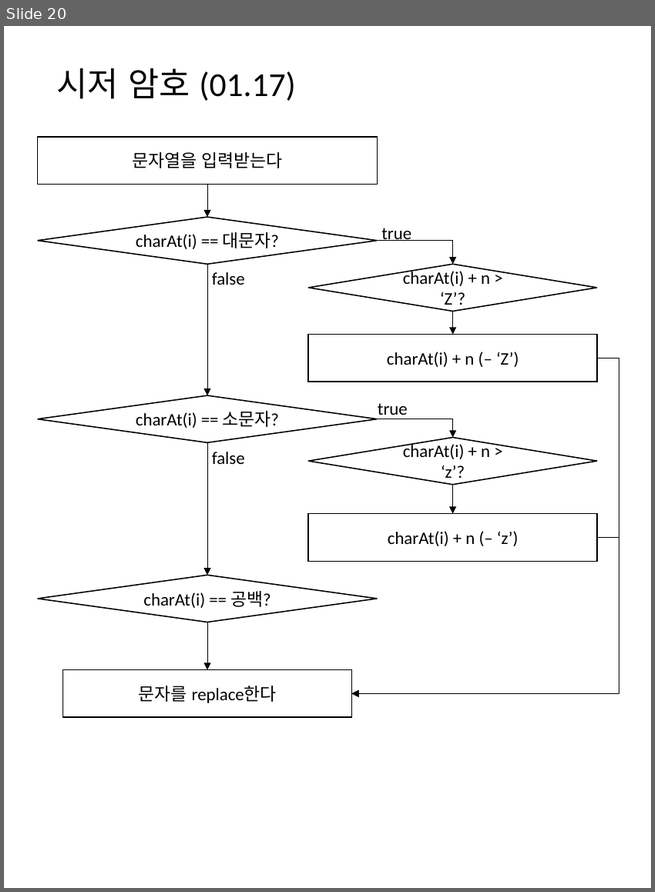
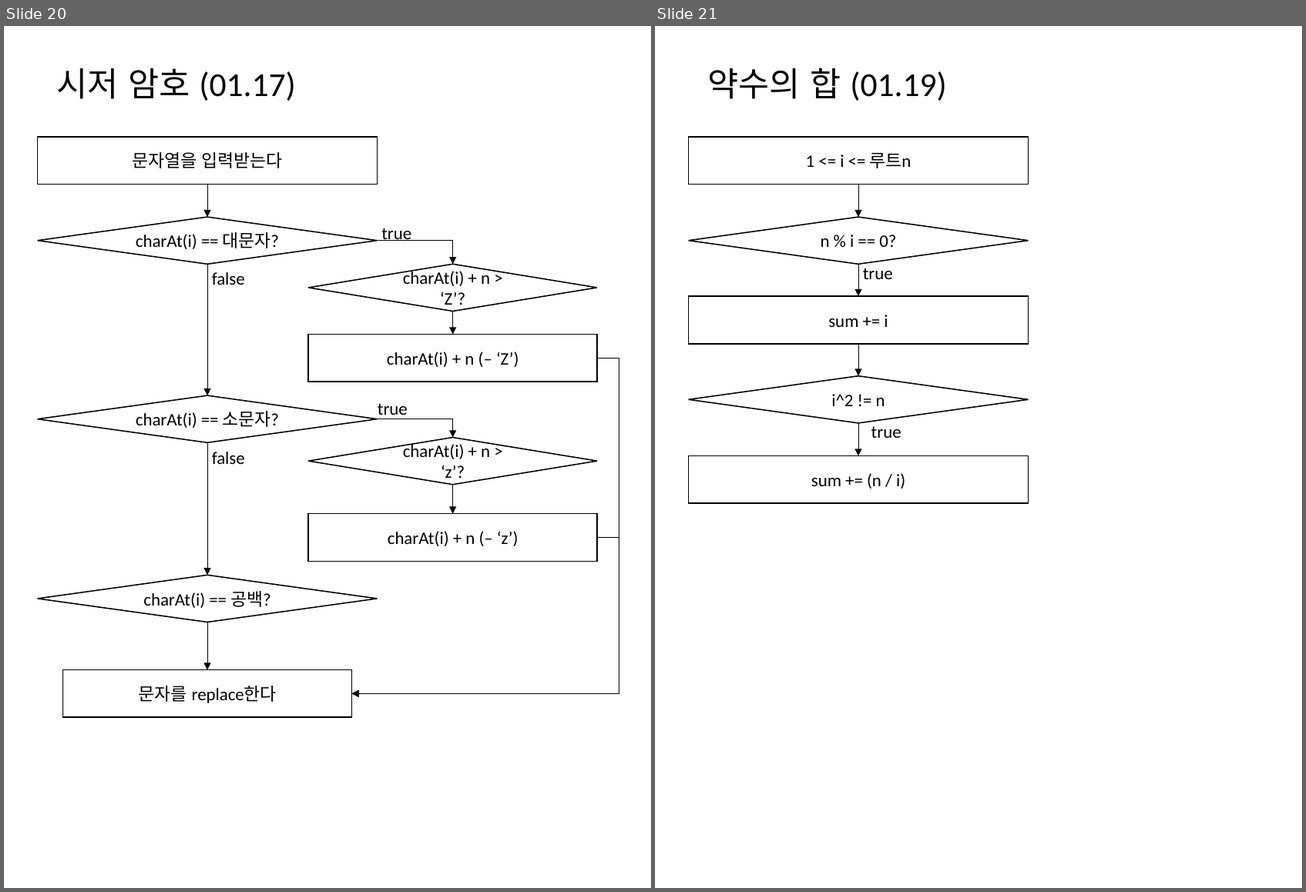
Before and after one commit to mornings9047/Algorithms_Programmers, a slide deck: 알고리즘_프로그래머스_Level01_순서도.pptx. Shown side by side, each under a label of ours: slide 20 before the commit, slides 20 and 21 after it. The pictures are 655x892 and 1306x892 pixels, drawn with LibreOffice and Linux fonts; fonts in the diff are those of the drawing. Boxes give left, top, right and bottom in pixels: in the first picture for what was removed or moved away, otherwise in the second. Text is boxed around its words. In the diff, an @@ line names an element or a change of style, - is before the commit and + after.

Commit message:
약수의 합

```diff
--- a/알고리즘_프로그래머스_Level01_순서도.pptx
+++ b/알고리즘_프로그래머스_Level01_순서도.pptx
@@ slide 21 added at (655,26,1302,888), background #FFFFFF @@
@@ title added at (708,68,947,101), 28 pt, text #000000 @@
+약수의 합 (01.19)
@@ group added at (689,137,1028,503): 4 arrows, 3 rectangles, 2 diamonds, 2 texts @@
+1 <= i <= 루트n
+n % i == 0?
+sum += i
+true
+i^2 != n
+true
+sum += (n / i)
```
Also in this commit, not shown: 2 other files.
